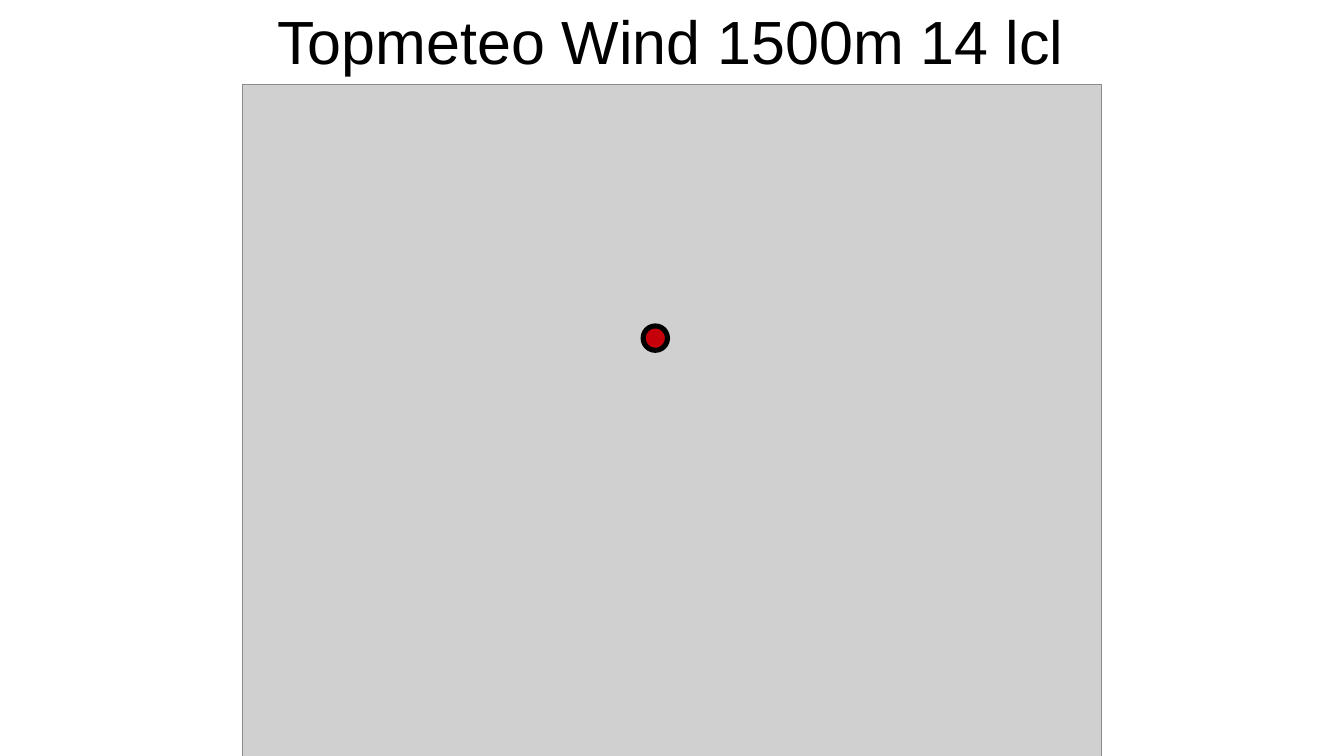
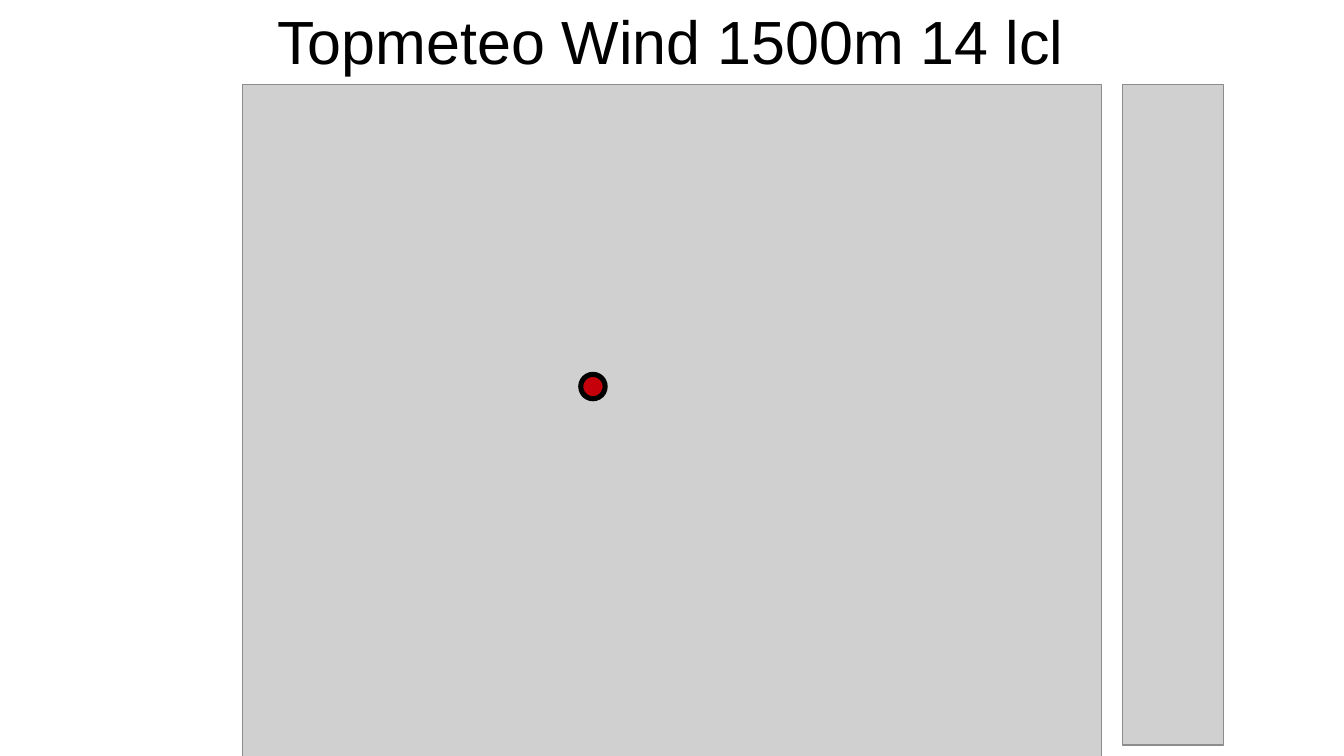
Before and after one commit to jkretz/metbrief, a slide deck: slide 12 of briefings/tabor_25/template_tabor_25/template_tabor_25.odp. Drawn at 1344x756 pixels with LibreOffice and Linux fonts; fonts in the diff are those of the drawing; grey boxes stand for pictures. Boxes give left, top, right and bottom in pixels: in the first picture for what was removed or moved away, otherwise in the second. Text is boxed around its words. In the diff, an @@ line names an element or a change of style, - is before the commit and + after.

```diff
--- a/briefings/tabor_25/template_tabor_25/template_tabor_25.odp
+++ b/briefings/tabor_25/template_tabor_25/template_tabor_25.odp
@@ picture added at (1123, 85, 1224, 746) @@
@@ ellipse: place and size @@
-ellipse at (644, 326, 668, 350)
+ellipse at (581, 374, 605, 399)
```
Also in this commit, not shown: 4 other slides changed.
